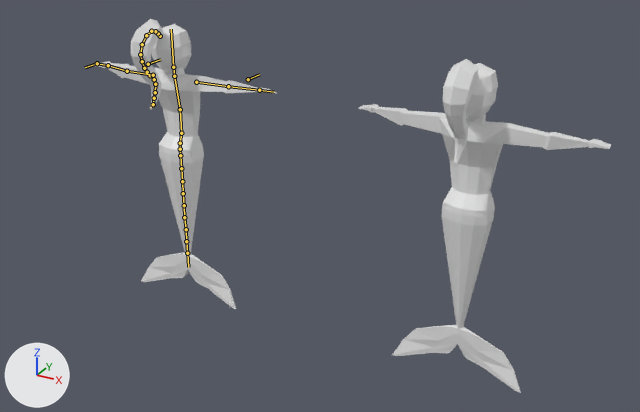
What one commit did to the Blender file Assets/Blender/mermaid/samantha.blend.
Camera for both pictures: a 50 mm lens placed at (34.7, -43.9, 21.0), pointed at (11.1, -0.9, -0.5). Lighting does not change. The marker at lower left points along +X, +Y and +Z. The bones that bend it are drawn over the model as lines.

In view in the first picture: 'Body.Raw', 'Hair.Raw', 'Mermaid'.
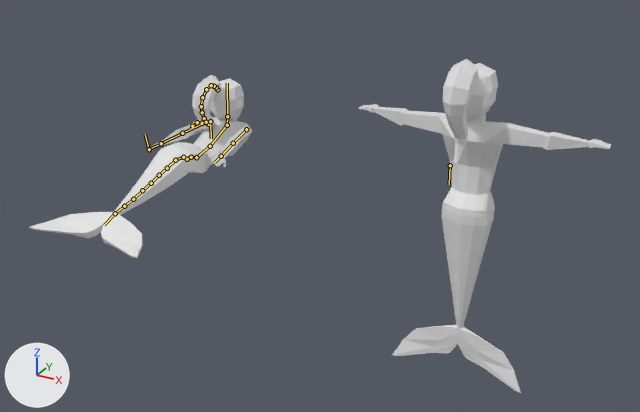
Commit message: full samantha swimming animation

The newer file adds an action. The first version stands in its rest pose; the second is drawn at frame 0 of the action 'Swimming Final'.

Location of each change, (x1, y1, x2, y2) in pixels of the pictures (640 x 412 px):
'Mermaid', posed (22% wider, 37% shorter)
    before: (94, 19, 277, 309)
    after: (29, 75, 252, 258)
bone 'Body Center', root to tip
    before: (180, 143) to (181, 133)
    after: (191, 157) to (196, 157)
bone 'Stomach', root to tip
    before: (181, 133) to (180, 109)
    after: (196, 157) to (210, 146)
bone 'Chest', root to tip
    before: (180, 109) to (174, 76)
    after: (210, 146) to (227, 125)
bone 'Neck', root to tip
    before: (174, 76) to (173, 67)
    after: (227, 125) to (227, 116)
bone 'Head', root to tip
    before: (173, 67) to (171, 29)
    after: (227, 116) to (227, 83)
bone 'Hair.009', root to tip
    before: (147, 72) to (150, 75)
    after: (205, 122) to (207, 123)
bone 'Hair.010', root to tip
    before: (150, 75) to (154, 79)
    after: (207, 123) to (209, 123)
bone 'Hair.011', root to tip
    before: (154, 79) to (155, 84)
    after: (209, 123) to (208, 124)
bone 'Hair.012', root to tip
    before: (155, 84) to (155, 92)
    after: (208, 124) to (202, 123)
bone 'Hair.014', root to tip
    before: (154, 98) to (153, 104)
    after: (197, 122) to (192, 126)
bone 'Hand.IK.L', root to tip
    before: (97, 63) to (85, 67)
    after: (149, 149) to (145, 134)
bone 'Tail.001', root to tip
    before: (180, 149) to (180, 155)
    after: (187, 159) to (183, 157)
bone 'Tail.003', root to tip
    before: (181, 168) to (182, 181)
    after: (175, 160) to (167, 168)
bone 'Tail.004', root to tip
    before: (182, 181) to (183, 193)
    after: (167, 168) to (159, 175)
bone 'Tail.010', root to tip
    before: (187, 253) to (188, 267)
    after: (115, 213) to (104, 225)
bone 'Elbow IK.L', root to tip
    before: (148, 64) to (160, 59)
    after: (210, 121) to (211, 138)
bone 'Elbow IK.R', root to tip
    before: (248, 79) to (259, 74)
    after: (450, 165) to (449, 184)

The change in detail:
Bone 'Body Center' (bone_body_center) moves from (0.0, 0.0, 0.0) to (0.0, -0.85, -1.51).
Bone 'Body Center' (bone_body_center) turns from (0, 0, 0) to (-90, 0, 0) degrees about its own x, y and z.
Bone 'Stomach' (bone_stomach) moves from (0.0, 0.0, 0.0) to (0.0, 0.04, 0.41).
Bone 'Stomach' (bone_stomach) turns from (0, 0, 0) to (13, 0, 0) degrees about its own x, y and z.
Bone 'Chest' (bone_chest) moves from (0.0, 0.0, 0.0) to (0.0, -0.25, 0.16).
Bone 'Chest' (bone_chest) turns from (0, 0, 0) to (1, 0, 0) degrees about its own x, y and z.
Bone 'Neck' (bone_neck) moves from (0.0, 0.0, 0.0) to (0.0, -3.35, 5.25).
Bone 'Neck' (bone_neck) turns from (0, 0, 0) to (65, 0, 0) degrees about its own x, y and z.
Bone 'Head' (bone_head) moves from (0.0, 0.0, 0.0) to (0.0, 0.81, 0.61).
Bone 'Head' (bone_head) turns from (0, 0, 0) to (9, 0, 0) degrees about its own x, y and z.
Bone 'Hair.009' (bone_hair_009) moves from (0.0, 0.0, 0.0) to (0.79, -0.85, 0.13).
Bone 'Hair.009' (bone_hair_009) turns from (0, 0, 0) to (13, 11, 25) degrees about its own x, y and z.
Bone 'Hair.010' (bone_hair_010) moves from (0.0, 0.0, 0.0) to (-0.02, -0.43, 0.13).
Bone 'Hair.010' (bone_hair_010) turns from (0, 0, 0) to (7, 0, 1) degrees about its own x, y and z.
Bone 'Hair.011' (bone_hair_011) moves from (0.0, 0.0, 0.0) to (0.53, -0.01, 0.1).
Bone 'Hair.011' (bone_hair_011) turns from (0, 0, 0) to (-2, 11, 21) degrees about its own x, y and z.
Bone 'Hair.012' (bone_hair_012) moves from (0.0, 0.0, 0.0) to (0.65, 0.27, 0.14).
Bone 'Hair.012' (bone_hair_012) turns from (0, 0, 0) to (-8, 0, 43) degrees about its own x, y and z.
Bone 'Hair.014' (bone_hair_014) moves from (0.0, 0.0, 0.0) to (0.53, 2.4, -0.2).
Bone 'Hair.014' (bone_hair_014) turns from (0, 0, 0) to (-26, -4, -28) degrees about its own x, y and z.
Bone 'Hand.IK.L' (bone_hand_ik_l) moves from (0.0, 0.0, 0.0) to (-5.13, 1.4, 4.5).
Bone 'Hand.IK.R' (bone_hand_ik_r) moves from (0.0, 0.0, 0.0) to (-2.4, 1.4, -6.39).
Bone 'Tail.001' (bone_tail_001) moves from (0.0, 0.0, 0.0) to (0.0, 3.56, -0.37).
Bone 'Tail.001' (bone_tail_001) turns from (0, 0, 0) to (-81, 0, 0) degrees about its own x, y and z.
Bone 'Tail.003' (bone_tail_003) moves from (0.0, 0.0, 0.0) to (0.0, -0.13, 0.06).
Bone 'Tail.003' (bone_tail_003) turns from (0, 0, 0) to (6, 0, 0) degrees about its own x, y and z.
Bone 'Tail.004' (bone_tail_004) moves from (0.0, 0.0, 0.0) to (0.0, -0.08, -0.19).
Bone 'Tail.004' (bone_tail_004) turns from (0, 0, 0) to (-8, 0, 0) degrees about its own x, y and z.
Bone 'Tail.010' (bone_tail_010) moves from (0.0, 0.0, 0.0) to (0.0, -1.58, 0.85).
Bone 'Tail.010' (bone_tail_010) turns from (0, 0, 0) to (7, 0, 0) degrees about its own x, y and z.
Bone 'Tail IK' (bone_tail_ik) moves from (0.0, 0.0, 0.0) to (0.0, 7.81, -6.42).
Bone 'Tail IK' (bone_tail_ik) turns from (0, 0, 0) to (-90, 0, 0) degrees about its own x, y and z.
Bone 'Elbow IK.L' (bone_elbow_ik_l) moves from (0.0, 0.0, 0.0) to (-6.05, 6.79, 0.28).
Bone 'Elbow IK.L' (bone_elbow_ik_l) turns from (0, 0, 0) to (3, -3, 90) degrees about its own x, y and z.
Bone 'Elbow IK.R' (bone_elbow_ik_r) moves from (0.0, 0.0, 0.0) to (-12.94, 6.79, 1.24).
Bone 'Elbow IK.R' (bone_elbow_ik_r) turns from (0, 0, 0) to (81, -21, 24) degrees about its own x, y and z.
